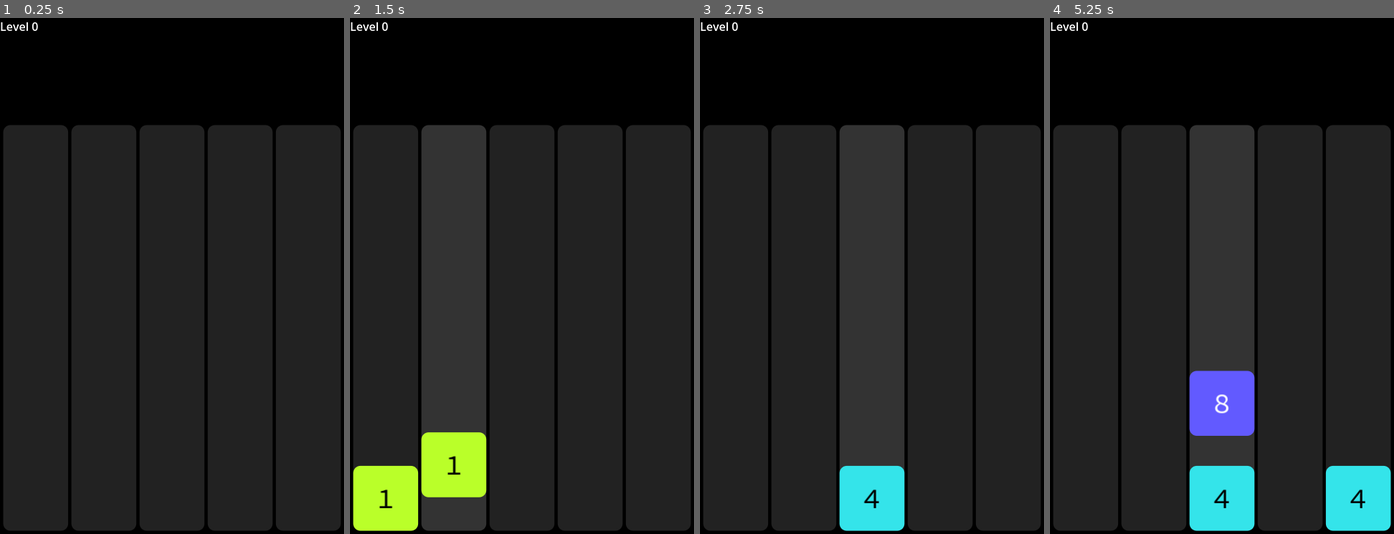
Above: before the commit, frames 1-4 (left to right).
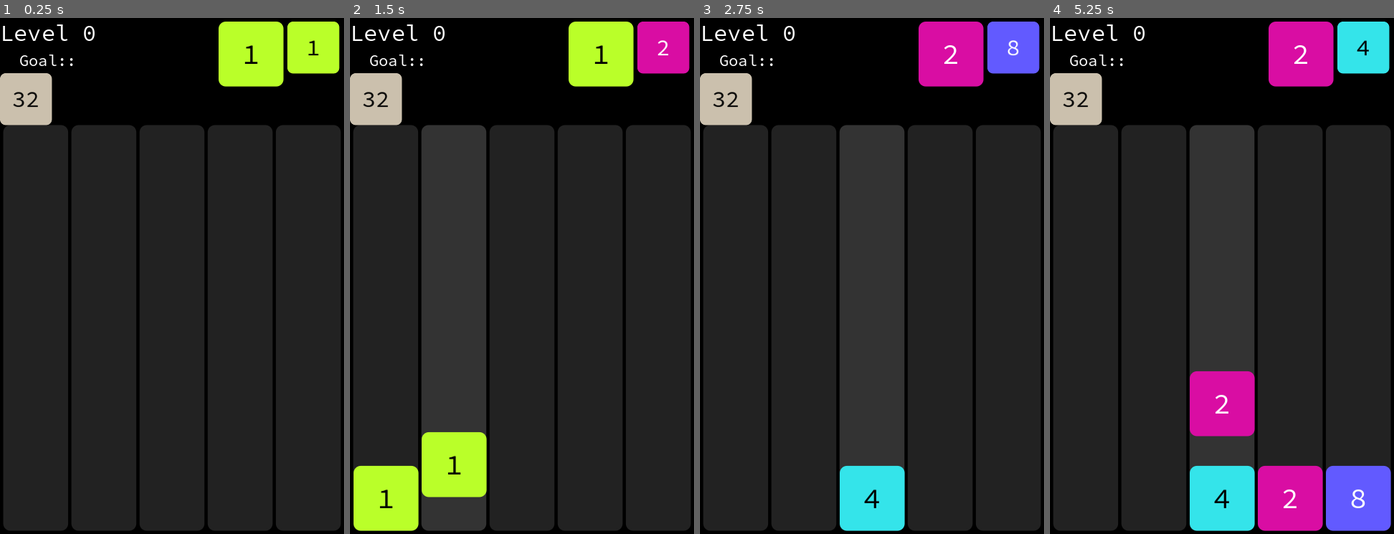
Above: after the commit, the same moments.

Repository: paulwrubel/merge-mania
Game: Godot game, scene res://scenes/main/main.tscn
Two runs of this game, one before a commit and one after it. Both use one fixed random seed, a clock stepped at 60 frames per second and the inputs below.
Inputs (mouse positions are in pixels of both pictures, inside the frame that each line leads up to):
- Up to frame 1 (0.25 s): no input
- Up to frame 2 (1.5 s): tap Enter at 0.5 s; move the mouse to (384, 327) at 0.52 s; click (384, 327) at 0.67 s; move the mouse to (453, 327) at 1.27 s; click (453, 327) at 1.42 s
- Up to frame 3 (2.75 s): move the mouse to (872, 327) at 2.02 s; click (872, 327) at 2.17 s
- Up to frame 4 (5.25 s): move the mouse to (1290, 327) at 2.77 s; click (1290, 327) at 2.92 s; move the mouse to (1359, 327) at 3.52 s; click (1359, 327) at 3.67 s; move the mouse to (1118, 198) at 4.27 s; click (1118, 198) at 4.42 s; tap Space at 5 s; move the mouse to (1239, 276) at 5.02 s; click (1239, 276) at 5.17 s

The runs differ from the first frame. In frame 1, 5.8% of the frame differs, in the area x 0-99%, y 0-21%; in frame 2, 6.0%; in frame 3, 5.9%; in frame 4, 13%, in the area x 0-100%, y 0-100%.

Commit message:
added gui elements

Diff:
--- a/scenes/animated.tscn
+++ /dev/null
@@ -1,35 +0,0 @@
-[gd_scene load_steps=2 format=3 uid="uid://dw172ag6i3kng"]
-
-[sub_resource type="GDScript" id="GDScript_jm5cy"]
-script/source = "class_name Animated
-extends Node2D
-
-var parent_property_name: String
-var parent_property_value: Variant
-var duration_seconds: float
-var ease: Tween.EaseType
-var trans: Tween.TransitionType
-var on_finished: Callable
-
-var is_animating := false
-
-# Called when the node enters the scene tree for the first time.
-func _ready():
-	is_animating = true
-	var block = get_parent()
-	var tween = create_tween()
-	tween.tween_property(block, parent_property_name, parent_property_value, duration_seconds) \\
-		.set_ease(ease) \\
-		.set_trans(trans)
-	var callback = func():
-		on_finished.call(block)
-		is_animating = false
-	tween.tween_callback(callback)
-
-# Called every frame. 'delta' is the elapsed time since the previous frame.
-func _process(delta):
-	pass
-"
-
-[node name="Animated" type="Node2D"]
-script = SubResource("GDScript_jm5cy")
--- a/scenes/block/block.gd
+++ b/scenes/block/block.gd
@@ -1,14 +1,14 @@
 class_name Block
-extends Node2D
+extends Control
 
 var font = preload("res://assets/fonts/source_code_pro/static/SourceCodePro-Regular.ttf")
 
 var board: Board
 
-var grid_position: Vector2i
+#var grid_position: Vector2i
 #var grid_position_initial: Vector2i
 #var grid_position_final: Vector2i
-var size: Vector2
+#var size: Vector2
 var color: Color
 var data: BlockData
 #var animation_callback: Callable
@@ -21,12 +21,14 @@
 func initialize(settings: Dictionary):
 	board = settings.board
 
-	grid_position = settings.grid_position
+	position = settings.position
 #	grid_position_initial = settings.grid_position_initial
 #	grid_position_final = settings.grid_position_final
+	custom_minimum_size = settings.size
 	size = settings.size
 	color = settings.color
 	data = settings.data
+	scale = settings.scale
 #	animation_callback = func():
 #		settings.animation_callback.call()
 #		is_animating = false
@@ -34,7 +36,7 @@
 # Called when the node enters the scene tree for the first time.
 func _ready():
 #	position = board.get_actual_location_from_grid(grid_position_initial)
-	position = board.get_actual_location_from_grid(grid_position)
+#	position = board.get_actual_location_from_grid(grid_position)
 
 #	is_animating = true
 #	var actual_location_to_anim_to = board.get_actual_location_from_grid(grid_position_final)
@@ -43,6 +45,9 @@
 #		.set_ease(Tween.EASE_OUT) \
 #		.set_trans(Tween.TRANS_EXPO)
 #	tween.tween_callback(animation_callback)
+
+	var v = VBoxContainer.new()
+	v.update_minimum_size()
 
 	var text = board.get_formatted_block_text(data)
 	var text_size = font.get_string_size(text, HORIZONTAL_ALIGNMENT_CENTER, -1, DEFAULT_FONT_SIZE)
--- a/scenes/block/block.tscn
+++ b/scenes/block/block.tscn
@@ -1,11 +1,14 @@
-[gd_scene load_steps=2 format=3 uid="uid://5hrlqbbwmwek"]
+[gd_scene load_steps=2 format=3 uid="uid://b0i2v5lyl3cpc"]
 
-[ext_resource type="Script" path="res://scenes/block/block.gd" id="1_q2se7"]
+[ext_resource type="Script" path="res://scenes/block/block.gd" id="1_ursd5"]
 
-[node name="Block" type="Node2D"]
-script = ExtResource("1_q2se7")
+[node name="Block" type="Control"]
+layout_mode = 3
+anchors_preset = 0
+script = ExtResource("1_ursd5")
 
 [node name="BlockLabel" type="Label" parent="."]
+layout_mode = 0
 offset_right = 40.0
 offset_bottom = 23.0
 horizontal_alignment = 1
--- a/scenes/board/board.gd
+++ b/scenes/board/board.gd
@@ -2,6 +2,8 @@
 extends Node2D
 
 signal current_level_changed(new_current_level)
+signal block_progression_advanced(new_block_progression)
+signal block_progression_refreshed(new_block_progression)
 
 const COLUMN_SCENE := preload("res://scenes/column/column.tscn")
 const BLOCK_SCENE := preload("res://scenes/block/block.tscn")
@@ -56,7 +58,6 @@
 var block_progression: Array[BlockData] = [
 	PowerBlockData.new(0),
 	PowerBlockData.new(0),
-	PowerBlockData.new(1),
 ]
 
 var blocks: Array[Array] = []
@@ -171,10 +172,11 @@
 func get_new_block(pos: Vector2i, data: BlockData) -> Block:
 	var block = BLOCK_SCENE.instantiate()
 	block.initialize({
-		"grid_position": pos,
+		"position": get_actual_location_from_grid(pos),
 #		"grid_position_initial": from_pos,
 #		"grid_position_final": to_pos,
 		"size": Vector2(block_size, block_size),
+		"scale": Vector2(1, 1),
 		"board": self,
 		"color": get_block_background_color(data),
 		"data": data,
@@ -218,6 +220,7 @@
 func advance_block_progression():
 	block_progression.remove_at(0)
 	block_progression.push_back(select_next_block_in_progression())
+	block_progression_advanced.emit(block_progression)
 
 func get_max_power_active() -> int:
 	var max_power = 0
@@ -233,15 +236,14 @@
 		height - ((padding * (grid_loc.y + 1)) + (block_size * (grid_loc.y + 1)))
 	)
 
-func animate_blocks(subjects: Array[AnimationSubject], duration_seconds: float, on_finish: Callable):
+func animate_blocks(subjects: Array[AnimationSubject], duration_seconds: float, on_finish = null):
 	var tween = create_tween() \
 		.set_ease(Tween.EASE_OUT) \
 		.set_trans(Tween.TRANS_EXPO)
 	for subject in subjects:
 		tween.parallel().tween_property(subject.subject, subject.property_name, subject.property_value, duration_seconds)
-	var callback = func():
-		on_finish.call()
-	tween.tween_callback(callback)
+	if on_finish != null:
+		tween.tween_callback(on_finish)
 
 func try_check_collapse(active_column: int, on_animation_chain_finished: Callable):
 	var did_collapse = false
@@ -738,9 +740,6 @@
 		active_column = pos.x
 		# this is the removal animation
 		var block_label = block.get_node("BlockLabel")
-		print(block_label)
-		print(block_label.size)
-		print(block_label.scale)
 		subjects.append_array([
 			AnimationSubject.new(
 				block,
@@ -797,6 +796,7 @@
 		block_progression = []
 		block_progression.append_array(retained_blocks)
 		block_progression.append_array(new_blocks)
+		block_progression_refreshed.emit(block_progression)
 
 func get_on_animation_chain_finished():
 	return func():
--- a/scenes/column/column.gd
+++ b/scenes/column/column.gd
@@ -38,7 +38,6 @@
 	var style_box = StyleBoxFlat.new()
 	style_box.set_corner_radius_all(ROUNDED_CORNER_SIZE)
 	var color = hover_color if is_hovering else background_color
-	print(color)
 	style_box.bg_color = color
 
 	draw_style_box(style_box, Rect2(LOCAL_POSITION, size))
--- /dev/null
+++ b/scenes/main/block_progression_display.gd
@@ -0,0 +1,106 @@
+extends Node2D
+
+var BLOCK_SCENE = preload("res://scenes/block/block.tscn")
+
+var board: Board
+
+var block_progression: Array[Block] = []
+
+var block_size := 100
+var padding := 5
+
+const SLIDE_BLOCKS_ANIMATION_DURATION_SECONDS = 0.3
+
+# Called when the node enters the scene tree for the first time.
+func _ready():
+	board = $"../Board"
+
+	board.block_progression_advanced.connect(_on_block_progression_advanced)
+	board.block_progression_refreshed.connect(_on_block_progression_refreshed)
+	var block_progression_data = board.block_progression.duplicate()
+	print(block_progression_data)
+
+	for i in range(block_progression_data.size()):
+		var data = block_progression_data[i]
+		block_progression.append(spawn_block(i, data))
+
+# Called every frame. 'delta' is the elapsed time since the previous frame.
+func _process(delta):
+	pass
+
+func _on_block_progression_advanced(new_block_progression_data: Array[BlockData]):
+	# add the newly generated block to the end of our array
+	# note: we haven't yet remove the placed block, so we are
+	# oversized after this, which is intentional
+	block_progression.append(spawn_block(block_progression.size(), new_block_progression_data[-1]))
+	# animate all blocks expect the first, since it was placed
+	var subjects: Array[AnimationSubject] = []
+	for i in range(1, block_progression.size()):
+		var block = block_progression[i]
+		subjects.append(AnimationSubject.new(
+			block,
+			"position",
+			get_actual_position_from_index(i - 1),
+		))
+		# if we are the second block, we additionally need
+		# to grow slightly in size
+		if i == 1:
+			subjects.append_array([
+				AnimationSubject.new(
+					block,
+					"scale",
+					Vector2(1, 1),
+				),
+#				AnimationSubject.new(
+#					block,
+#					"size",
+#					Vector2(board.block_size, board.block_size),
+#				),
+#				AnimationSubject.new(
+#					block.get_node("BlockLabel"),
+#					"size",
+#					Vector2(board.block_size, board.block_size),
+#				),
+			])
+	board.animate_blocks(subjects, SLIDE_BLOCKS_ANIMATION_DURATION_SECONDS)
+
+
+	# finally, get rid of the first block
+	destroy_block(block_progression[0])
+	block_progression.remove_at(0)
+
+
+func _on_block_progression_refreshed(new_block_progression: Array[BlockData]):
+#	block_progression_data = new_block_progression.duplicate()
+#	print(block_progression_data)
+	pass
+
+func get_new_block(index: int, data: BlockData) -> Block:
+	var block = BLOCK_SCENE.instantiate()
+	var scale = Vector2(1, 1)
+	if index > 0:
+		scale *= 0.8
+	block.initialize({
+		"position": get_actual_position_from_index(index),
+		"size": Vector2(board.block_size, board.block_size),
+		"scale": scale,
+		"board": board,
+		"color": board.get_block_background_color(data),
+		"data": data,
+	})
+	return block
+
+func spawn_block(index: int, data: BlockData) -> Block:
+	var block = get_new_block(index, data)
+	add_child(block)
+	return block
+
+func destroy_block(block: Block):
+	remove_child(block)
+	block.queue_free()
+
+func get_actual_position_from_index(index: int) -> Vector2:
+	return Vector2(
+		(padding * (index + 1)) + (min(index, 1) * board.block_size) + (max(index - 1, 0) * board.block_size * 0.8),
+		padding
+	)
--- /dev/null
+++ b/scenes/main/goal_block_display.gd
@@ -0,0 +1,48 @@
+extends Control
+
+var BLOCK_SCENE = preload("res://scenes/block/block.tscn")
+
+@export var board: Board
+
+var display_block: Block
+
+# Called when the node enters the scene tree for the first time.
+func _ready():
+	board.current_level_changed.connect(_on_current_level_changed)
+
+	display_block = spawn_block(
+		Vector2(0, 0),
+		PowerBlockData.new(board.current_level + board.steps_above_minimum_to_advance),
+	)
+
+# Called every frame. 'delta' is the elapsed time since the previous frame.
+func _process(delta):
+	pass
+
+func _on_current_level_changed(new_level: int):
+	destroy_block(display_block)
+	display_block = spawn_block(
+		Vector2(0, 0),
+		PowerBlockData.new(board.current_level + board.steps_above_minimum_to_advance),
+	)
+
+func get_new_block(pos: Vector2, data: BlockData) -> Block:
+	var block = BLOCK_SCENE.instantiate()
+	block.initialize({
+		"position": pos,
+		"size": Vector2(board.block_size, board.block_size),
+		"scale": Vector2(1, 1) * 0.8,
+		"board": board,
+		"color": board.get_block_background_color(data),
+		"data": data,
+	})
+	return block
+
+func spawn_block(pos: Vector2, data: BlockData) -> Block:
+	var block = get_new_block(pos, data)
+	add_child(block)
+	return block
+
+func destroy_block(block: Block):
+	remove_child(block)
+	block.queue_free()
--- a/scenes/main/level_label.gd
+++ b/scenes/main/level_label.gd
@@ -1,9 +1,10 @@
 class_name LevelLabel
 extends Label
 
+@export var board: Board
+
 # Called when the node enters the scene tree for the first time.
 func _ready():
-	var board: Board = $"../Board"
 	update_text_from_level(board.current_level)
 	board.current_level_changed.connect(_on_current_level_changed)
 
--- a/scenes/main/main.tscn
+++ b/scenes/main/main.tscn
@@ -1,14 +1,47 @@
-[gd_scene load_steps=3 format=3 uid="uid://g2su4qt6c7vn"]
+[gd_scene load_steps=8 format=3 uid="uid://g2su4qt6c7vn"]
 
 [ext_resource type="PackedScene" uid="uid://cwmiqqpjkkbe" path="res://scenes/board/board.tscn" id="1_w173f"]
 [ext_resource type="Script" path="res://scenes/main/level_label.gd" id="2_pmoxd"]
+[ext_resource type="FontFile" uid="uid://bh6wkhea6qlt5" path="res://assets/fonts/source_code_pro/static/SourceCodePro-Regular.ttf" id="2_yhj8y"]
+[ext_resource type="Script" path="res://scenes/main/block_progression_display.gd" id="3_bdpll"]
+[ext_resource type="Script" path="res://scenes/main/goal_block_display.gd" id="5_lvg34"]
+
+[sub_resource type="LabelSettings" id="LabelSettings_w0o4o"]
+line_spacing = 0.0
+font = ExtResource("2_yhj8y")
+font_size = 32
+
+[sub_resource type="LabelSettings" id="LabelSettings_4ncvs"]
+line_spacing = 0.0
+font = ExtResource("2_yhj8y")
+font_size = 22
 
 [node name="Main" type="Node2D"]
 
 [node name="Board" parent="." instance=ExtResource("1_w173f")]
 position = Vector2(0, 100)
 
-[node name="LevelLabel" type="Label" parent="."]
-offset_right = 40.0
-offset_bottom = 23.0
+[node name="BlockProgressionDisplay" type="Node2D" parent="."]
+position = Vector2(300, 0)
+script = ExtResource("3_bdpll")
+
+[node name="GoalBlockVBoxContainer" type="VBoxContainer" parent="."]
+offset_right = 78.0
+offset_bottom = 40.0
+
+[node name="LevelLabel" type="Label" parent="GoalBlockVBoxContainer" node_paths=PackedStringArray("board")]
+layout_mode = 2
+label_settings = SubResource("LabelSettings_w0o4o")
 script = ExtResource("2_pmoxd")
+board = NodePath("../../Board")
+
+[node name="GoalLabel" type="Label" parent="GoalBlockVBoxContainer"]
+layout_mode = 2
+text = "Goal::"
+label_settings = SubResource("LabelSettings_4ncvs")
+horizontal_alignment = 1
+
+[node name="GoalBlockDisplay" type="Container" parent="GoalBlockVBoxContainer" node_paths=PackedStringArray("board")]
+layout_mode = 2
+script = ExtResource("5_lvg34")
+board = NodePath("../../Board")
